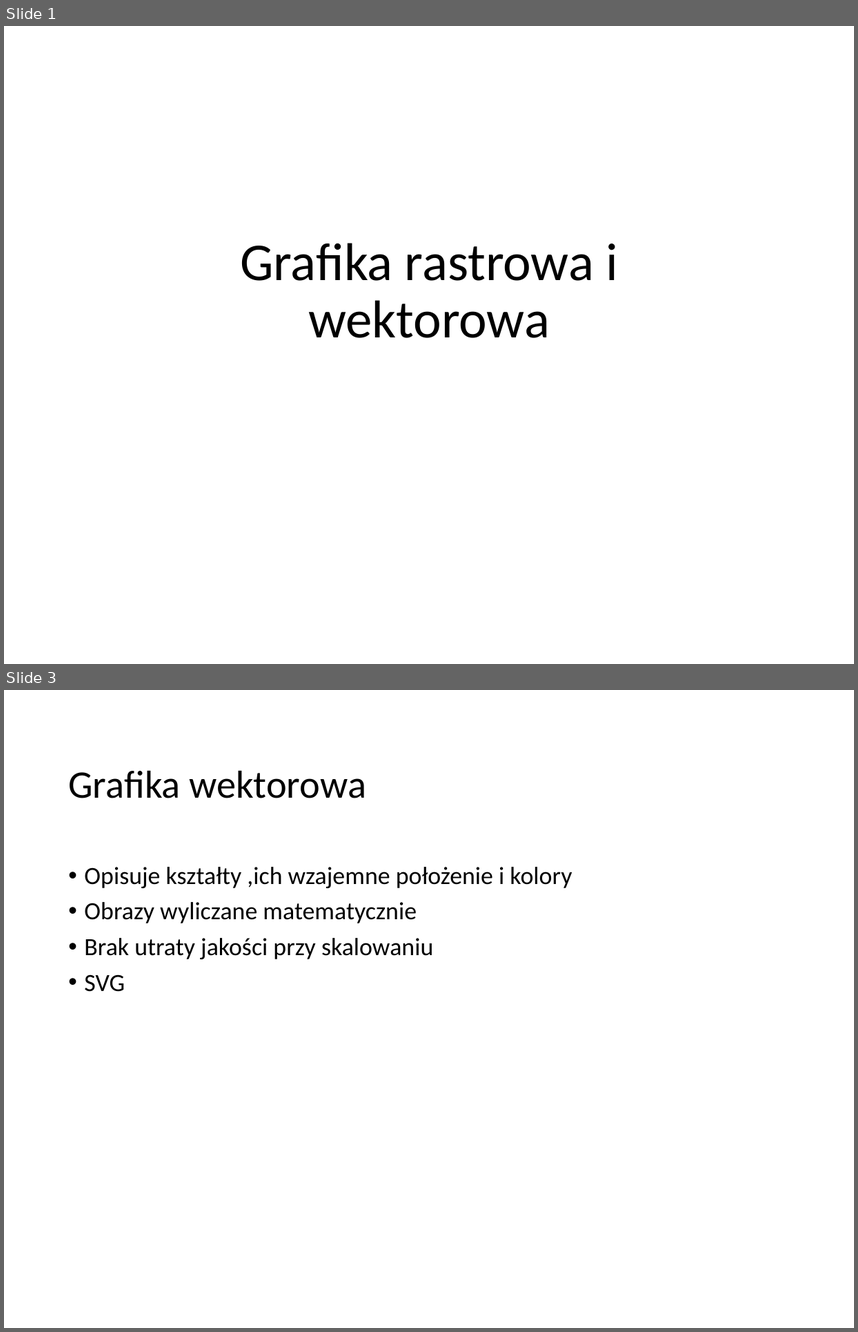
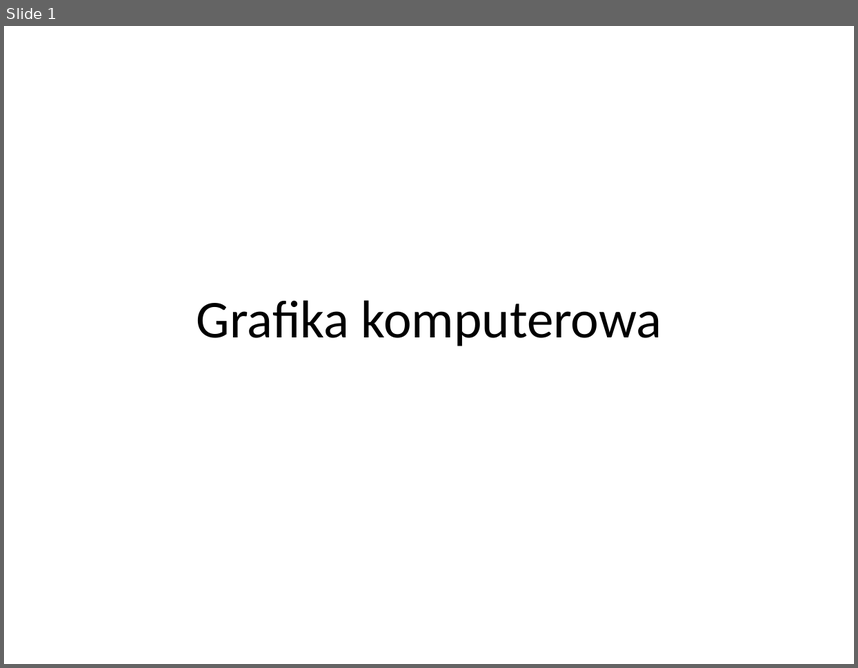
Before and after one commit to blackbat13/cs-lut, a slide deck: Grafika/Grafika rastrowa i wektorowa.pptx. Shown one above the other, each under a label of ours: slides 1 and 3 before the commit, slide 1 after it; the slides between them are not shown. The pictures are 858x1332 and 858x668 pixels, drawn with LibreOffice and Linux fonts; fonts in the diff are those of the drawing. Boxes give left, top, right and bottom in pixels: in the first picture for what was removed or moved away, otherwise in the second. Text is boxed around its words. In the diff, an @@ line names an element or a change of style, - is before the commit and + after.

```diff
--- a/Grafika/Grafika rastrowa i wektorowa.pptx
+++ b/Grafika/Grafika rastrowa i wektorowa.pptx
@@ slide 3 removed at box(4, 690, 854, 1328), background #FFFFFF @@
@@ title removed at box(68, 770, 367, 798) @@
-Grafika wektorowa
@@ text removed at box(84, 867, 572, 992) @@
-• Opisuje kształty ,ich wzajemne położenie i kolory
-• Obrazy wyliczane matematycznie
-• Brak utraty jakości przy skalowaniu
-• SVG
@@ slide 1 changed as well @@
@@ title at box(197, 300, 662, 346): text changed @@
-Grafika rastrowa i wektorowa
+Grafika komputerowa
```
Also in this commit, not shown: 6 slides added, 1 other slide removed.
